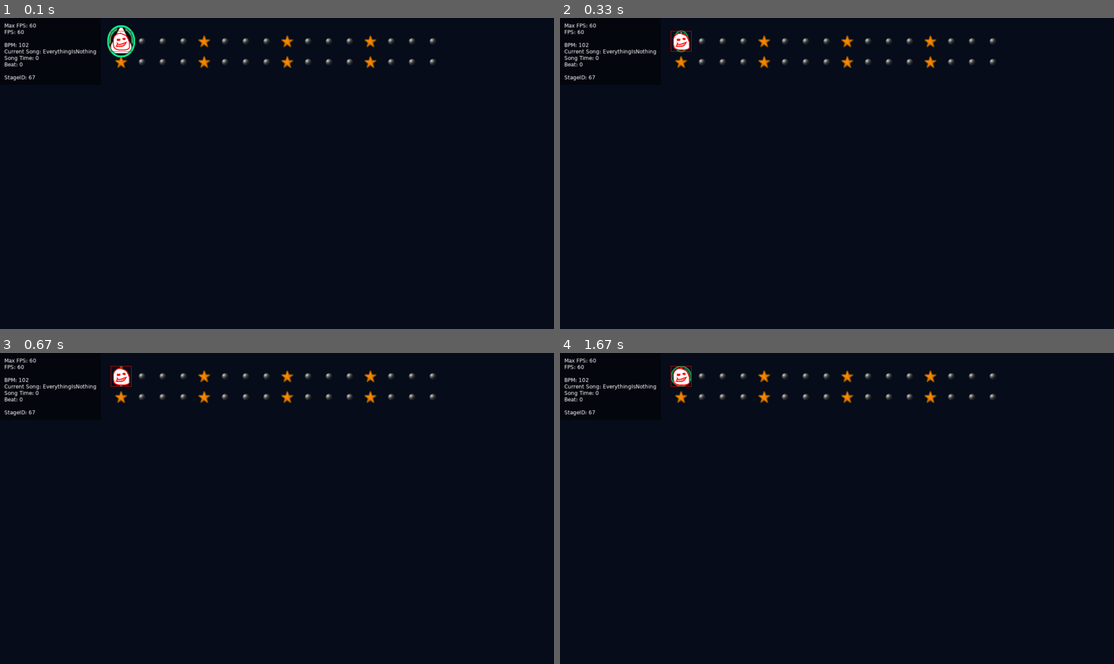
Above: before the commit, frames 1-4 (two rows, left to right).
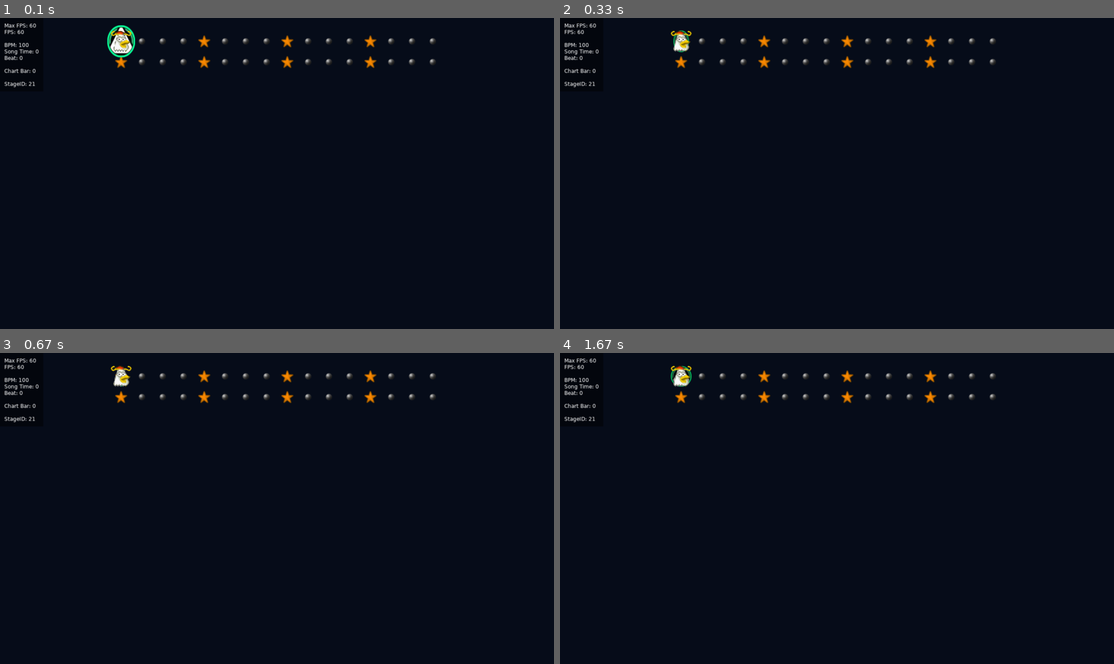
Above: after the commit, the same moments.

Repository: person6423/RapperProject
Game: LÖVE game, started from main.lua
Same seed, same stepped clock (60 frames per second), same inputs: the game is played once before the commit and once after it.
Inputs:
- Up to frame 1 (0.1 s): no input
- Up to frame 2 (0.33 s): no input
- Up to frame 3 (0.67 s): no input
- Up to frame 4 (1.67 s): no input

The runs differ from the first frame. In frame 1, 0.6% of the frame differs, in the area x 0-24%, y 4-23%; in frame 2, 0.6%; in frame 3, 0.6%; in frame 4, 0.6%.

Commit message:
Custom StageData for individual stages

Diff:
--- a/main.lua
+++ b/main.lua
@@ -2,9 +2,7 @@
 
 TargetFPS = 60
 
-MusicTrack = "EverythingIsNothing"
-
-StageID = 67
+StageID = 21
 
 ChartIconSize = 48
 ChartLength = 16
@@ -36,10 +34,7 @@
 
     MasterRapper = Rapper.new(1, 1)
     PlayerRapper = Rapper.new(2, 2)
-    Chart.refreshChart()
-
-    Music.songAsset = Assets.audio.EverythingIsNothing
-    Assets.audio.EverythingIsNothing:play()
+    Chart.initializeChart(false)
 end
 
 function love.draw()
--- a/source/gameplay/Chart.lua
+++ b/source/gameplay/Chart.lua
@@ -6,7 +6,9 @@
     return ChartXPosition + (ChartTileX * ChartIconSize)
 end
 
-function Chart.refreshChart()
+function Chart.initializeChart(refreshing)
+    print((refreshing and "Refreshing" or "Initializing") .. " chart...")
+
     for i = #MasterChartButtons, 1, -1 do
         table.remove(MasterChartButtons, i)
     end
@@ -14,22 +16,34 @@
         table.remove(PlayerChartButtons, i)
     end
 
-    if ChartBar % 4 == 0 then
-        ChartButton.newButton(1, 0)
-        ChartButton.newButton(2, 2)
-        ChartButton.newButton(3, 4)
-        ChartButton.newButton(4, 6)
-        ChartButton.newButton(5, 8)
-        ChartButton.newButton(6, 11)
-    elseif ChartBar % 4 == 2 then
-        ChartButton.newButton(4, 0)
-        ChartButton.newButton(3, 2)
-        ChartButton.newButton(2, 4)
-        ChartButton.newButton(1, 6)
-        ChartButton.newButton(5, 8)
-        ChartButton.newButton(6, 10)
-        ChartButton.newButton(5, 11)
+    local stageData = love.filesystem.load("source/stageData/Stage" .. StageID .. "/StageData" .. StageID .. ".lua")()
+
+    for _, barTable in ipairs(stageData.chart) do --loop through every bar
+
+        for __, chartBars in pairs(barTable.chartBars) do -- loop through every chartbars item in bar
+
+            if chartBars == ChartBar then -- if chartbars item is the current chart bar
+
+                for _, noteTable in ipairs(barTable.notes) do -- loop through every note in bar
+                    ChartButton.newButton(noteTable.type, noteTable.tileX)
+                end
+
+                break -- stop loop
+            end
+
+        end
+
     end
+
+    if refreshing then return end
+
+    Music.bpm = 60
+    Music.songAsset = nil
+
+    Music.bpm = stageData.bpm
+    Music.songAsset = stageData.songAsset
+
+    Music.songAsset:play()
 end
 
 function Chart.drawChart(rapper)
--- a/source/gameplay/Music.lua
+++ b/source/gameplay/Music.lua
@@ -1,7 +1,7 @@
 local Music = {}
 
 Music.songAsset = nil
-Music.bpm = 102
+Music.bpm = 0
 Music.songTime = 0
 Music.beat = 0
 Music.currentBeat = 0
--- a/source/gameplay/Rapper.lua
+++ b/source/gameplay/Rapper.lua
@@ -51,7 +51,7 @@
         if RapperTurn == 2 then
             MasterRapper.movingToStart = false
             ChartPlayerButtonsFadeInCounter = -1
-            Chart.refreshChart()
+            Chart.initializeChart(true)
             RapperTurn = 1
         else
             PlayerRapper.movingToStart = false
--- a/source/misc/AssetManifest.lua
+++ b/source/misc/AssetManifest.lua
@@ -6,10 +6,10 @@
             { name = "RapperIcons.png", cols = 2 },
         },
     },
-    Stage67 = {
-        path = "audio/Stage67/",
+    Stage21 = {
+        path = "audio/Stage21/",
         assets = {
-            { name = "EverythingIsNothing.wav", audioType = "stream", looping = true },
+            { name = "CheepCheepTheCookingChickensRap.wav", audioType = "stream", looping = true },
         },
     },
 }
--- a/source/misc/Assets.lua
+++ b/source/misc/Assets.lua
@@ -20,7 +20,10 @@
 
         if path:match("%.wav$") then
 
-            Assets.audio[key] = love.audio.newSource(path, a.audioType or "static")
+            local aud = love.audio.newSource(path, a.audioType or "static")
+            Assets.audio[key] = aud
+
+            aud:setLooping(a.looping or false)
 
         elseif path:match("%.png$") then
 
--- /dev/null
+++ b/source/stageData/Stage21/StageData21.lua
@@ -0,0 +1,69 @@
+local Assets = require "source.misc.Assets"
+
+local stageData = {}
+
+stageData.songAsset = Assets.audio.CheepCheepTheCookingChickensRap
+stageData.bpm = 100
+stageData.chart =
+{
+    {
+        chartBars = {0, 4},
+        notes = {
+            {
+                type = 1,
+                tileX = 0,
+            },
+            {
+                type = 1,
+                tileX = 2,
+            },
+            {
+                type = 1,
+                tileX = 4,
+            },
+            {
+                type = 2,
+                tileX = 7,
+            },
+            {
+                type = 5,
+                tileX = 9,
+            },
+            {
+                type = 6,
+                tileX = 12,
+            },
+        }
+    },
+    {
+        chartBars = {2, 6},
+        notes = {
+            {
+                type = 3,
+                tileX = 0,
+            },
+            {
+                type = 3,
+                tileX = 2,
+            },
+            {
+                type = 3,
+                tileX = 4,
+            },
+            {
+                type = 4,
+                tileX = 7,
+            },
+            {
+                type = 5,
+                tileX = 9,
+            },
+            {
+                type = 6,
+                tileX = 12,
+            },
+        }
+    },
+}
+
+return stageData
--- a/source/ui/DebugUI.lua
+++ b/source/ui/DebugUI.lua
@@ -11,9 +11,10 @@
         "FPS: " .. love.timer.getFPS(),
         "",
         "BPM: " .. Music.bpm,
-        "Current Song: " .. MusicTrack,
         "Song Time: " .. Music.songTime,
         "Beat: " .. Music.currentBeat,
+        "",
+        "Chart Bar: " .. ChartBar,
         "",
         "StageID: " .. StageID
     }
Binary file changed: assets/images/Chart/RapperIcons.png
Not shown, added: assets/audio/Stage21/CheepCheepTheCookingChickensRap.wav
Not shown, removed: assets/audio/Stage67/EverythingIsNothing.wav
